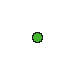
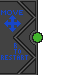
Layer changes from the first 75 × 75 image to the second:
added layer "Layer 14" above "Layer 13" over [1, 43, 28, 60]
showed "Layer 8" over [1, 10, 23, 32]
showed "Layer 9" over [2, 11, 24, 33]
hid "Layer 12" over [32, 32, 35, 43]
showed "Layer 6" over [0, 0, 38, 75]
